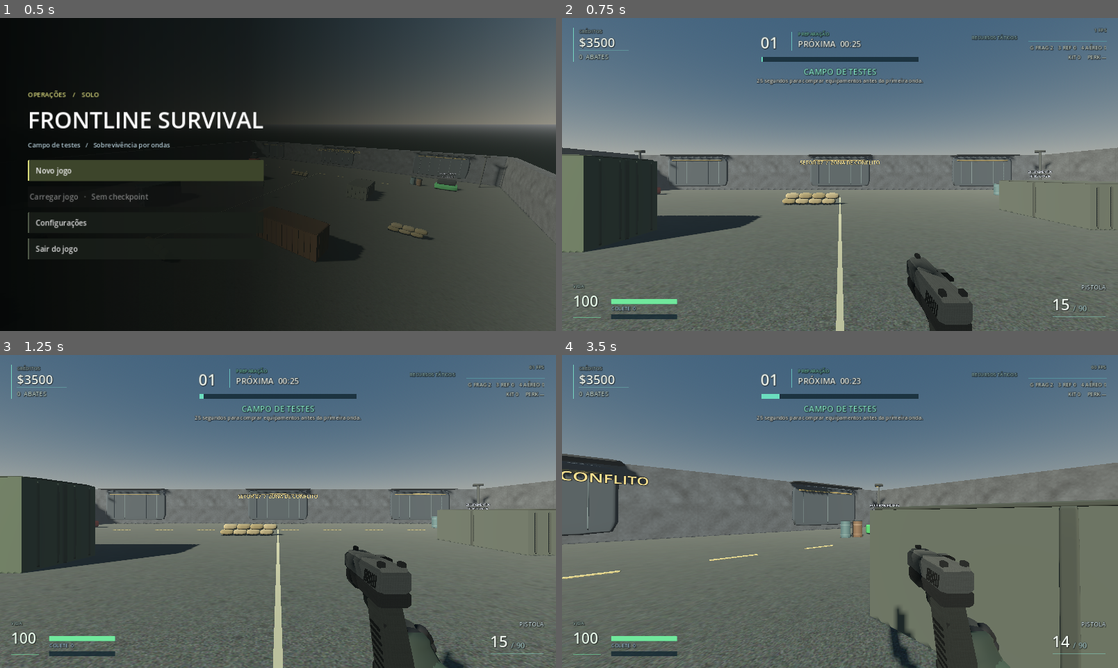
Above: before the commit, frames 1-4 (two rows, left to right).
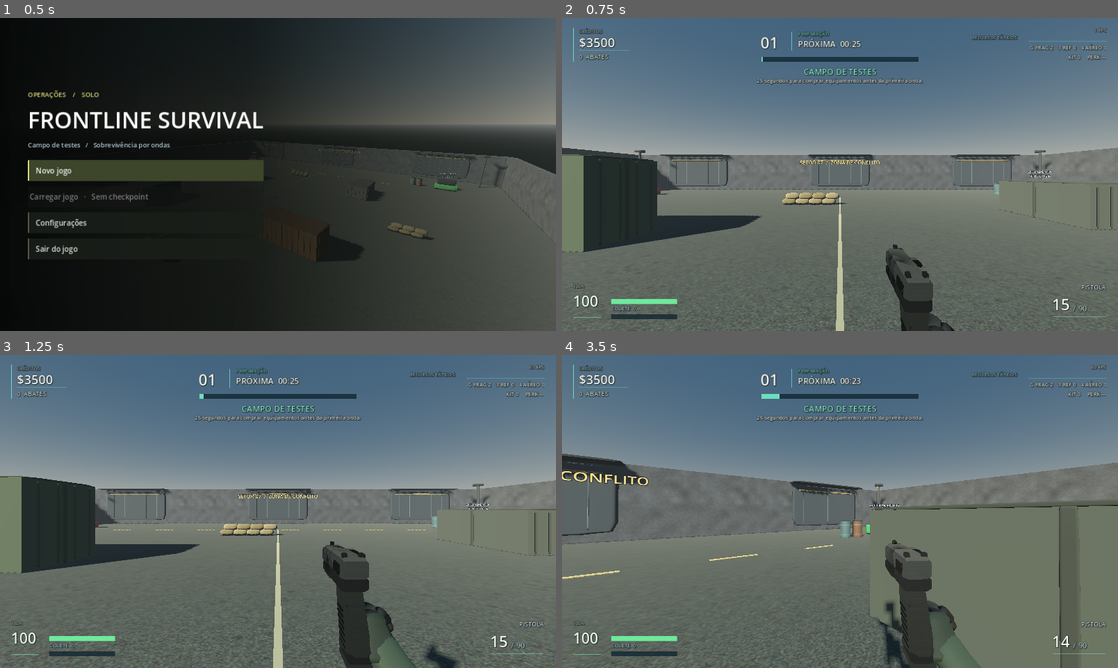
Above: after the commit, the same moments.

Repository: TPollTech/Frontline-Survival
Game: Godot game, scene res://scenes/main.tscn
Same seed, same stepped clock (60 frames per second), same inputs: the game is played once before the commit and once after it.
Inputs (mouse positions are in pixels of both pictures, inside the frame that each line leads up to):
- Up to frame 1 (0.5 s): no input
- Up to frame 2 (0.75 s): click "Novo jogo" at 0.5 s
- Up to frame 3 (1.25 s): no input
- Up to frame 4 (3.5 s): tap Enter at 1.25, 1.35 s; move the mouse to (867, 511) at 1.27 s; hold W from 1.28 s (still down); click (867, 511) at 1.42 s; tap Space at 1.52, 2.27 s; move the mouse to (812, 511) at 2.02 s; tap Keypad Enter at 2.1 s; move the mouse to (851, 505) at 2.77 s; tap F at 2.85 s

Frame 1 is identical in both runs. In frame 2, 2.2% of the frame differs, in the area x 58-74%, y 72-100%; in frame 3, 4.9%; in frame 4, 5.2%, in the area x 57-81%, y 59-100%.

Commit message:
Padroniza enquadramento das oito armas com limites reais de malha e QA OpenGL (v0.9.30)

Diff:
--- a/project.godot
+++ b/project.godot
@@ -4,7 +4,7 @@
 [application]
 ; Keep the existing name stable: Godot uses it for user:// (settings and checkpoints).
 config/name="Frontline Survival - Campo de Testes 0.9.28"
-config/version="0.9.29"
+config/version="0.9.30"
 run/main_scene="res://scenes/main.tscn"
 config/features=PackedStringArray("4.0", "GL Compatibility")
 
--- a/scripts/player.gd
+++ b/scripts/player.gd
@@ -58,6 +58,21 @@
 # lower-left grip surface while it racks, not the gun receiver.
 const SHOTGUN_PUMP_GRIP_POINT := Vector3(-0.108, -0.12, -0.42)
 
+# x: mesh scale; y: existing local longitudinal offset. Preserve hand/part
+# transforms, and calculate the shared rest pose outside these transforms.
+const VIEWMODEL_PROFILES := {
+    "pistol": Vector2(0.95, 0.0), "smg": Vector2(0.84, -0.14),
+    "rifle": Vector2(0.60, -0.24), "shotgun": Vector2(0.70, -0.24),
+    "lmg": Vector2(0.74, -0.24), "sentinela": Vector2(0.59, -0.24),
+    "sniper": Vector2(0.73, -0.29), "bolt_sniper": Vector2(0.74, -0.27)
+}
+const HIP_REFERENCE_DISTANCE := 0.89
+const PISTOL_HIP_REFERENCE_DISTANCE := 0.74
+const ADS_REFERENCE_DISTANCE := 0.72
+const PISTOL_ADS_REFERENCE_DISTANCE := 0.60
+const HIP_REFERENCE_SLOPE := Vector2(0.36, -0.36)
+const MODEL_NEAR_MARGIN := 0.10
+
 var scope_mask: ColorRect
 var precision_click := false
 var camera: Camera3D
@@ -68,6 +83,7 @@
 var hand_rig: Node3D
 var viewmodel_depth: float = 0.0
 var viewmodel_scale: float = 0.95
+var viewmodel_rear_extent: float = 0.0
 var support_palm_rest: Vector3 = Vector3.ZERO
 var magazine_part: Node3D
 var action_part: Node3D
@@ -436,9 +452,7 @@
     shot_spread_kick = move_toward(shot_spread_kick, 0.0, delta * 1.25)
     # Align the physical front/rear sight with the camera's central ray.
     # No on-screen crosshair: the actual sight must indicate point of aim.
-    var sight_height: float = get_sight_height()
-    var sight_y := -viewmodel_scale * sight_height
-    var gun_target := Vector3(0.0, sight_y, ads_depth()) if aim else hip_position()
+    var gun_target := get_viewmodel_rest_pose(aim)
     # Distinct military-style tactical sprint. Eased tuck, low muzzle and
     # stride/counter-swing keep this separate from an accelerated walk.
     # Corrida visual acompanha deslocamento real, inclusive ao encontrar obstaculos.
@@ -886,9 +900,11 @@
     support_finger_knuckles.clear()
     support_finger_tips.clear()
     support_palm_rest = Vector3.ZERO
-    # Scale/depth avoid placing long stocks behind the camera's near plane.
-    viewmodel_scale = float({"pistol": 0.95, "smg": 0.84, "rifle": 0.60, "shotgun": 0.70, "lmg": 0.74, "sentinela": 0.59, "sniper": 0.73, "bolt_sniper": 0.74}.get(weapon_id, 0.84))
-    viewmodel_depth = float({"pistol": 0.0, "smg": -0.14, "rifle": -0.24, "shotgun": -0.24, "lmg": -0.24, "sentinela": -0.24, "sniper": -0.29, "bolt_sniper": -0.27}.get(weapon_id, -0.14))
+    # Retain model proportions and hand sockets; framing is a separate shared pose.
+    var profile: Vector2 = VIEWMODEL_PROFILES[weapon_id]
+    viewmodel_scale = profile.x
+    viewmodel_depth = profile.y
+    viewmodel_rear_extent = 0.0
     viewmodel_root = Node3D.new()
     viewmodel_root.name = "Viewmodel"
     gun.add_child(viewmodel_root)
@@ -909,6 +925,7 @@
         GunMaterials.apply_colors(part)
         part.scale = Vector3.ONE * viewmodel_scale
         part.position.z = viewmodel_depth
+        viewmodel_rear_extent = maxf(viewmodel_rear_extent, _mesh_rear_extent(part, Transform3D.IDENTITY) - viewmodel_depth)
         if part_name == "mag":
             magazine_part = part
         elif part_name == "action":
@@ -1131,13 +1148,40 @@
     # Decorative front sight tips in model-local coordinates. Shared with QA.
     return float({"pistol": 0.121, "smg": 0.232, "rifle": 0.177, "shotgun": 0.140, "lmg": 0.232, "sentinela": 0.17, "sniper": 0.252 if _sniper_scope() != "" else 0.1935, "bolt_sniper": 0.252 if _sniper_scope() != "" else 0.196}.get(weapon_id, 0.20))
 
+func _mesh_rear_extent(node: Node3D, parent_transform: Transform3D) -> float:
+    var local_transform: Transform3D = parent_transform * node.transform
+    var rear: float = -INF
+    if node is MeshInstance3D:
+        var mesh_node := node as MeshInstance3D
+        if mesh_node.mesh != null:
+            var bounds: AABB = local_transform * mesh_node.get_aabb()
+            rear = bounds.end.z
+    for child in node.get_children():
+        if child is Node3D:
+            rear = maxf(rear, _mesh_rear_extent(child as Node3D, local_transform))
+    return rear
+
+func _framing_distance(ads: bool) -> float:
+    var reference: float
+    if ads:
+        reference = PISTOL_ADS_REFERENCE_DISTANCE if weapon_id == "pistol" else ADS_REFERENCE_DISTANCE
+    else:
+        reference = PISTOL_HIP_REFERENCE_DISTANCE if weapon_id == "pistol" else HIP_REFERENCE_DISTANCE
+    # The real imported rear bounds determine a safe neutral pose.
+    # Animations and obstacle tucking remain additive; hands may naturally crop.
+    return maxf(reference, viewmodel_rear_extent + camera.near + MODEL_NEAR_MARGIN)
+
 func ads_depth() -> float:
-    return -0.17 if weapon_id == "rifle" else -0.62
+    return -_framing_distance(true) - viewmodel_depth
 
 func hip_position() -> Vector3:
-    if weapon_id == "rifle":
-        return Vector3(0.26, -0.30, -0.53)
-    return Vector3(0.34, -0.27, -0.63) if weapon_id == "pistol" else Vector3(0.30, -0.32, -0.77)
+    var distance := _framing_distance(false)
+    return Vector3(HIP_REFERENCE_SLOPE.x * distance, HIP_REFERENCE_SLOPE.y * distance, -distance - viewmodel_depth)
+
+func get_viewmodel_rest_pose(ads: bool) -> Vector3:
+    if ads:
+        return Vector3(0.0, -viewmodel_scale * get_sight_height(), ads_depth())
+    return hip_position()
 
 func _animate_viewmodel(delta: float, sprint_ease: float) -> void:
     if not is_instance_valid(viewmodel_root) or not is_instance_valid(hand_rig):
--- /dev/null
+++ b/tests/viewmodel_framing_qa.gd
@@ -0,0 +1,87 @@
+extends SceneTree
+## Same camera and neutral poses as the actual player, rendered for every weapon.
+const GUNS: Array[String] = ["pistol", "smg", "rifle", "shotgun", "lmg", "sentinela", "sniper", "bolt_sniper"]
+const CELL := Vector2i(640, 360)
+var failures: Array[String] = []
+
+func _initialize() -> void:
+    call_deferred("_run")
+
+func _expect(ok: bool, message: String) -> void:
+    if not ok:
+        failures.append(message)
+        push_error("FRAMING_QA_ERROR: " + message)
+
+func _run() -> void:
+    var settings: Variant = root.get_node("GameSettings")
+    var previous_fov: float = settings.field_of_view
+    settings.field_of_view = 76.0
+    var scene: PackedScene = load("res://scenes/main.tscn")
+    var game: Variant = scene.instantiate()
+    var checkpoint := OS.get_temp_dir().path_join("frontline-framing-%s.save" % OS.get_process_id())
+    game.checkpoint_path = checkpoint
+    root.add_child(game)
+    game.game_menu._start()
+    await physics_frame
+    var player: Variant = game.player
+    player.controls_locked = true
+    player.set_physics_process(false)
+    player.camera.rotation = Vector3.ZERO
+    player.gun.visible = true
+    game.combat_hud_root.hide()
+    game.phase = "break"
+    game.break_remaining = 300.0
+    var sheet := Image.create(CELL.x * 2, CELL.y * GUNS.size(), false, Image.FORMAT_RGBA8)
+    var rendered_mode := DisplayServer.get_name() != "headless"
+    for index in range(GUNS.size()):
+        var id: String = GUNS[index]
+        player.equip(id)
+        _expect(is_instance_valid(player.weapon_model), "missing imported body " + id)
+        _expect(player.viewmodel_rear_extent > 0.0, "rear mesh bounds not measured " + id)
+        player.equip_anim_timer = 0.0
+        player.pending_weapon_id = ""
+        player.reloading = false
+        player.shot_anim = 0.0
+        player.bolt_cycle_remaining = 0.0
+        player.sprint_blend = 0.0
+        player.walk_anim_blend = 0.0
+        player.walk_clock = 0.0
+        player.idle_clock = 0.0
+        player.weapon_wall_blend = 0.0
+        player.gun.rotation = Vector3.ZERO
+        player.viewmodel_root.position = Vector3.ZERO
+        player.viewmodel_root.rotation = Vector3.ZERO
+        for column in range(2):
+            var ads: bool = column == 1
+            player.aim = ads
+            player.camera.fov = player.get_target_camera_fov(false)
+            player.gun.position = player.get_viewmodel_rest_pose(ads)
+            player._animate_viewmodel(0.25, 0.0)
+            var reference: Vector3 = player.gun.position + Vector3(0.0, 0.0, player.viewmodel_depth)
+            var rear_z: float = reference.z + player.viewmodel_rear_extent
+            _expect(rear_z <= -player.camera.near - 0.099, "neutral rear crosses near margin " + id)
+            if ads:
+                _expect(absf(reference.x) < 0.0001, "ADS not horizontally centered " + id)
+                _expect(absf(reference.y + player.viewmodel_scale * player.get_sight_height()) < 0.0001, "ADS sight axis not centered " + id)
+            else:
+                _expect(is_equal_approx(reference.x / -reference.z, 0.36), "hip horizontal framing drift " + id)
+                _expect(is_equal_approx(reference.y / -reference.z, -0.36), "hip vertical framing drift " + id)
+            var anchor: Vector3 = player.camera.to_global(reference)
+            _expect(not player.camera.is_position_behind(anchor), "reference behind camera " + id)
+            if rendered_mode:
+                for frame in range(4):
+                    await process_frame
+                var image := root.get_texture().get_image()
+                _expect(not image.is_empty(), "empty OpenGL capture " + id)
+                if not image.is_empty():
+                    image.resize(CELL.x, CELL.y, Image.INTERPOLATE_BILINEAR)
+                    sheet.blit_rect(image, Rect2i(Vector2i.ZERO, CELL), Vector2i(column * CELL.x, index * CELL.y))
+        print("FRAMING_QA_WEAPON " + id + " rear=" + str(player.viewmodel_rear_extent))
+    if rendered_mode:
+        _expect(sheet.save_png("res://docs/qa/weapon_framing.png") == OK, "could not save framing sheet")
+    game.free()
+    settings.field_of_view = previous_fov
+    if FileAccess.file_exists(checkpoint):
+        DirAccess.remove_absolute(checkpoint)
+    print("QA_FRAMING_PASS" if failures.is_empty() else "QA_FRAMING_FAIL")
+    quit(0 if failures.is_empty() else 1)
--- a/tests/viewmodel_qa_snapshot.gd
+++ b/tests/viewmodel_qa_snapshot.gd
@@ -79,11 +79,7 @@
         game.player.muzzle_flash.visible = idx == 8
         game.player.aim = ads
         game.player.camera.fov = base_fov * (game.player._ads_fov_multiplier() if ads else 1.0)
-        var sight: float = game.player.get_sight_height()
-        game.player.gun.position = (
-            Vector3(0.0, -game.player.viewmodel_scale * sight, game.player.ads_depth())
-            if ads else game.player.hip_position()
-        )
+        game.player.gun.position = game.player.get_viewmodel_rest_pose(ads)
         game.player.gun.rotation = Vector3.ZERO
         game.player._animate_viewmodel(0.25, 0.0)
         if is_instance_valid(game.player.optic_reticle):
Not shown, changed: export_presets.cfg
Not shown, changed: docs/CHANGELOG.md
Not shown, added: docs/releases/v0.9.30.md
